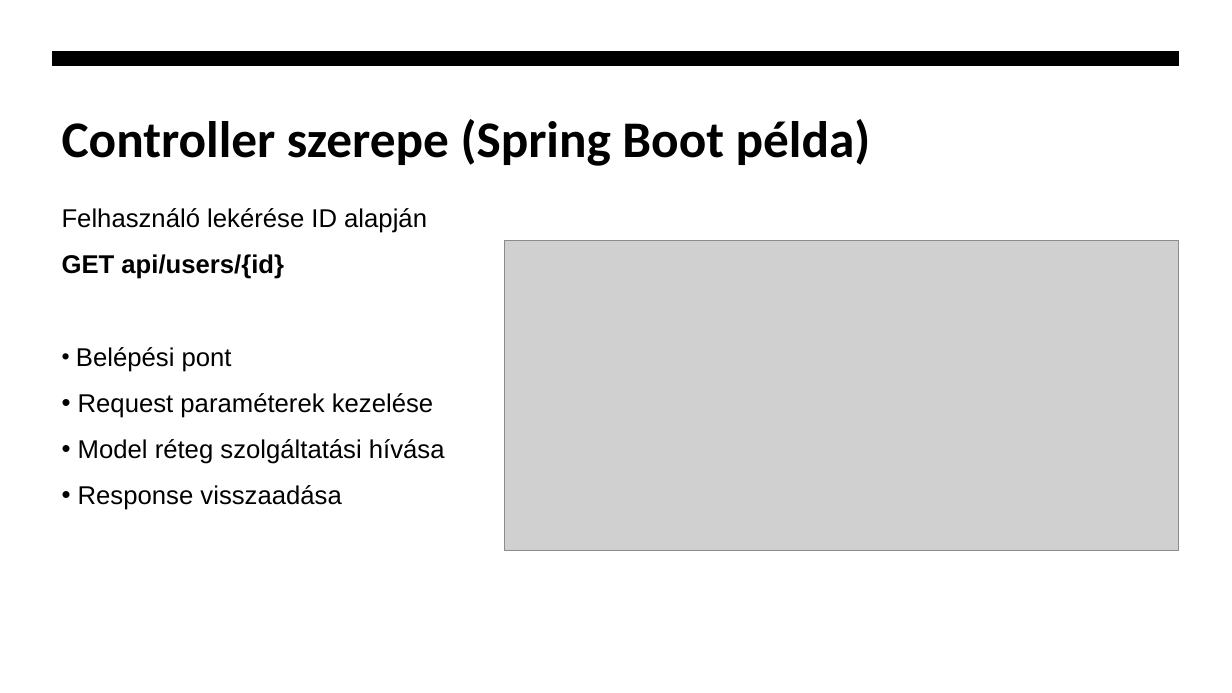
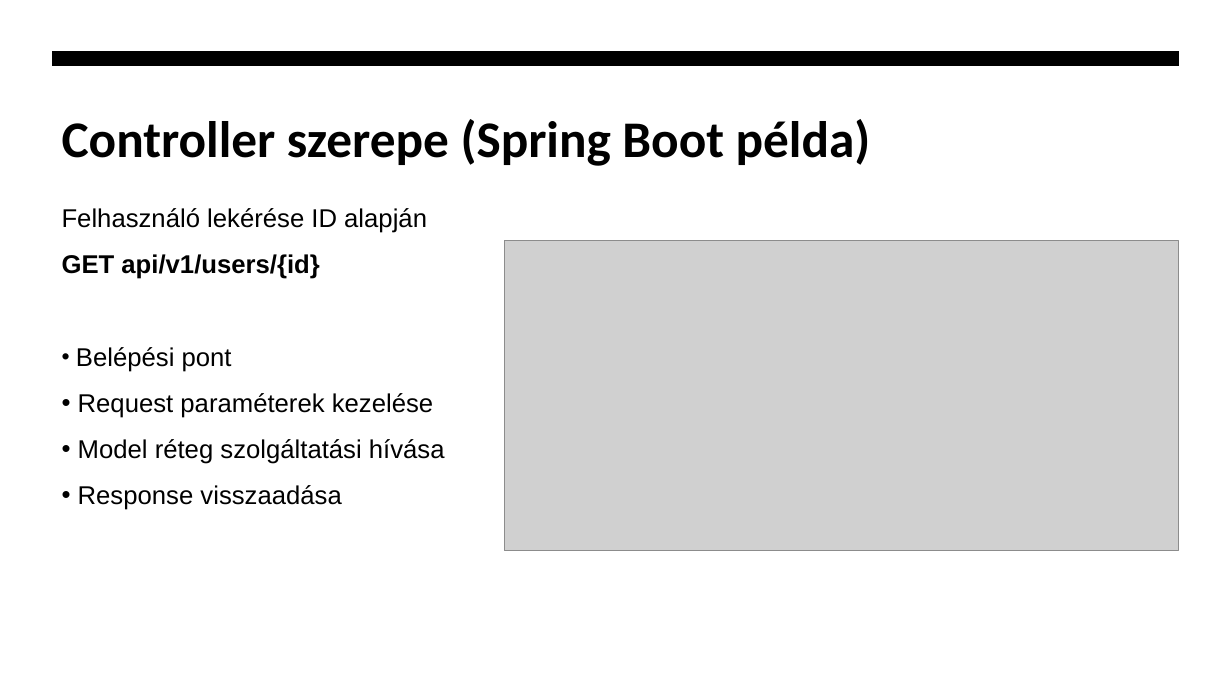
Before and after one commit to zbalogh/oe-internetes-alkalmazasok, a slide deck: slide 13 of 05_06/06_eloadas_Backend_REST_fejlesztes.pptx. Drawn at 1232x693 pixels with LibreOffice and Linux fonts; fonts in the diff are those of the drawing; grey boxes stand for pictures. Boxes give left, top, right and bottom in pixels: in the first picture for what was removed or moved away, otherwise in the second. Text is boxed around its words. In the diff, an @@ line names an element or a change of style, - is before the commit and + after.

```diff
--- a/05_06/06_eloadas_Backend_REST_fejlesztes.pptx
+++ b/05_06/06_eloadas_Backend_REST_fejlesztes.pptx
@@ text at [62,254,319,279]: text changed @@
-GET api/users/{id}
+GET api/v1/users/{id}
```
Also in this commit, not shown: 3 other slides changed, 1 other file.
